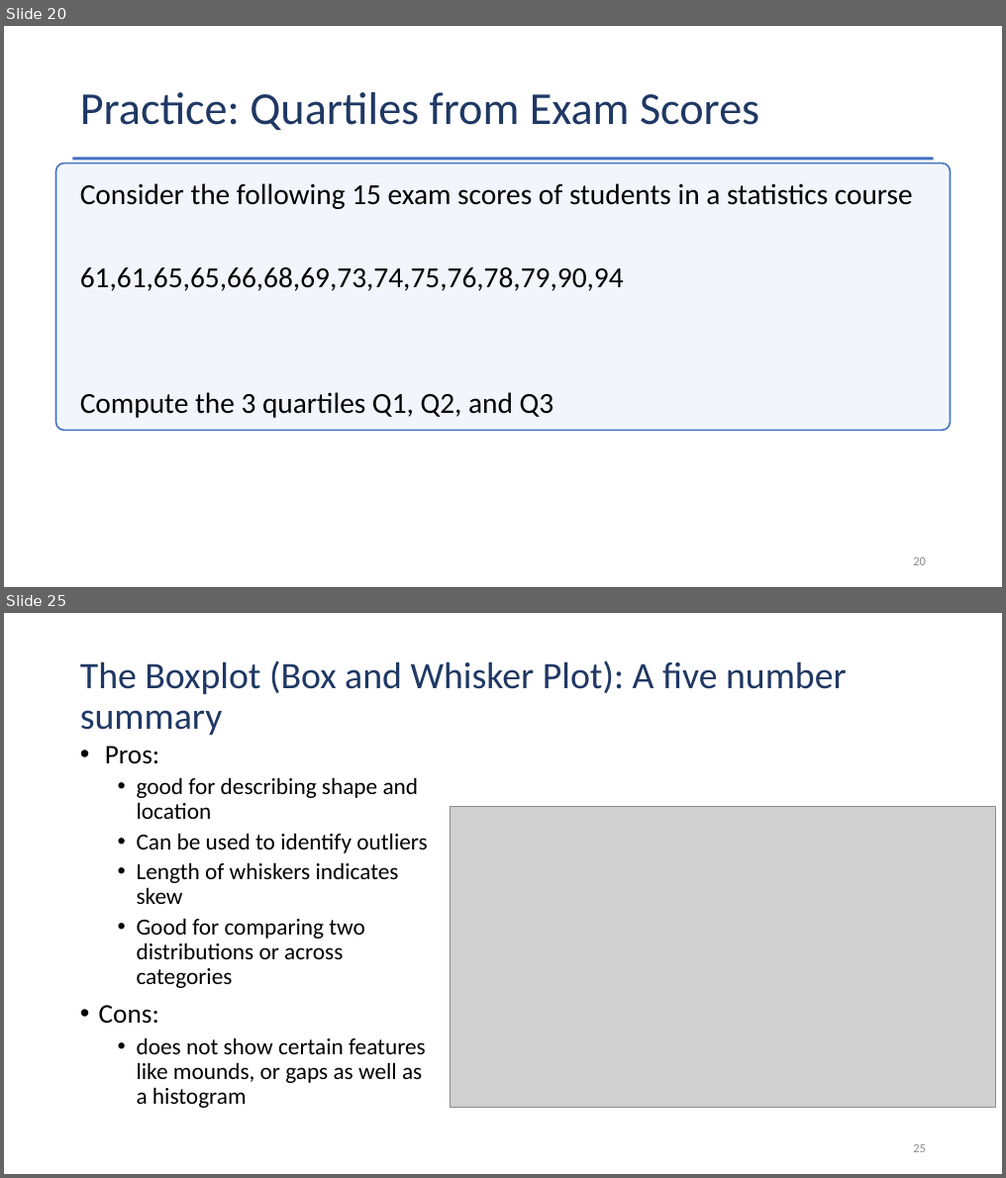
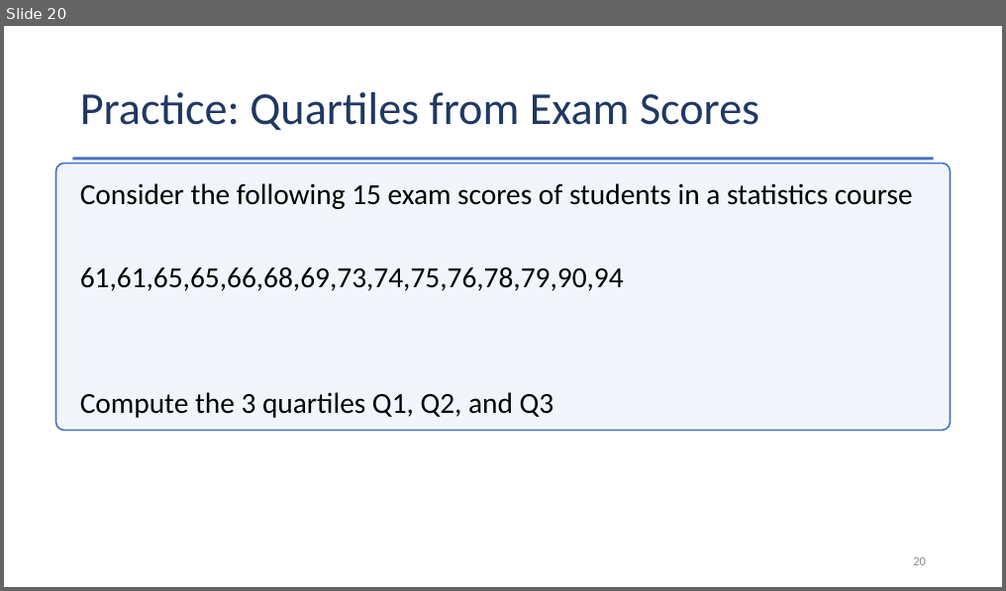
Before and after one commit to Jarred6068/Kvamme_UI_STAT251, a slide deck: docs/lecture_slides/Week 2/Week2_Lecture5_slides_1_19_2024.pptx. Shown one above the other, each under a label of ours: slides 20 and 25 before the commit, slide 20 after it; the slides between them are not shown. The pictures are 1006x1178 and 1006x591 pixels, drawn with LibreOffice and Linux fonts; fonts in the diff are those of the drawing; grey boxes stand for pictures. Boxes give left, top, right and bottom in pixels: in the first picture for what was removed or moved away, otherwise in the second. Text is boxed around its words. In the diff, an @@ line names an element or a change of style, - is before the commit and + after.

```diff
--- a/docs/lecture_slides/Week 2/Week2_Lecture5_slides_1_19_2024.pptx
+++ b/docs/lecture_slides/Week 2/Week2_Lecture5_slides_1_19_2024.pptx
@@ slide 25 removed at <box>4,613,1002,1174</box>, background #FFFFFF @@
@@ title removed at <box>80,661,846,735</box> @@
-The Boxplot (Box and Whisker Plot): A five number summary
@@ text removed at <box>99,746,427,1108</box> @@
-• Pros:
-  • good for describing shape and location
-  • Can be used to identify outliers
-  • Length of whiskers indicates skew
-  • Good for comparing two distributions or across categories
-• Cons:
-  • does not show certain features like mounds, or gaps as well as a histogram
@@ picture removed at <box>450,807,995,1107</box> @@
@@ page number removed at <box>913,1145,926,1153</box> @@
-25
```
Also in this commit, not shown: 14 other slides removed, 58 other files.
